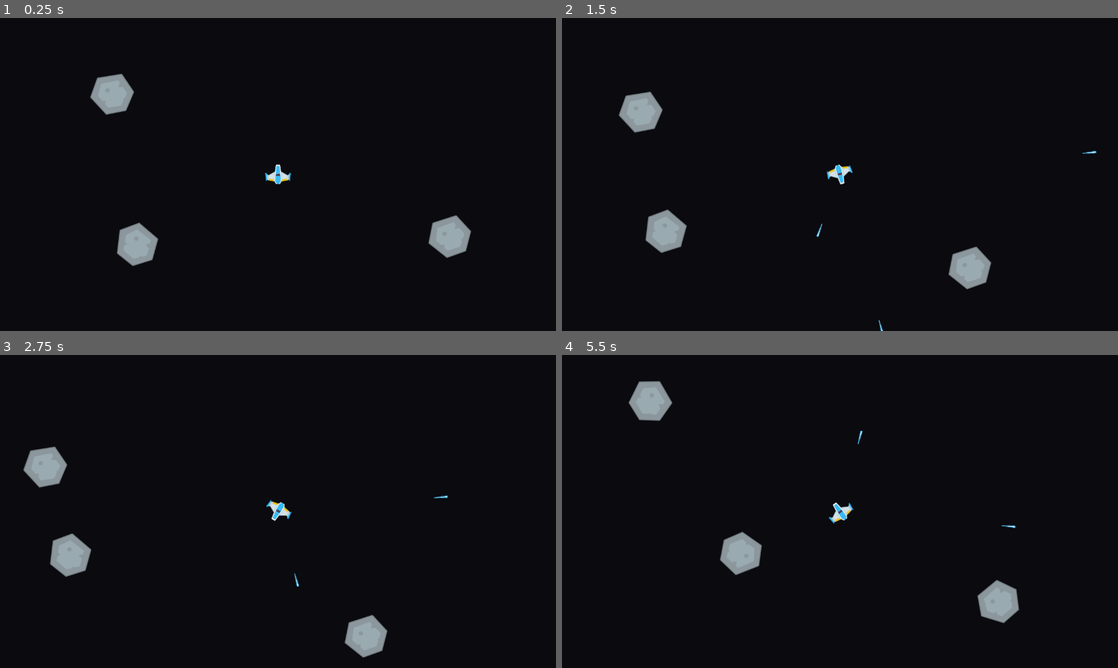
Above: before the commit, frames 1-4 (two rows, left to right).
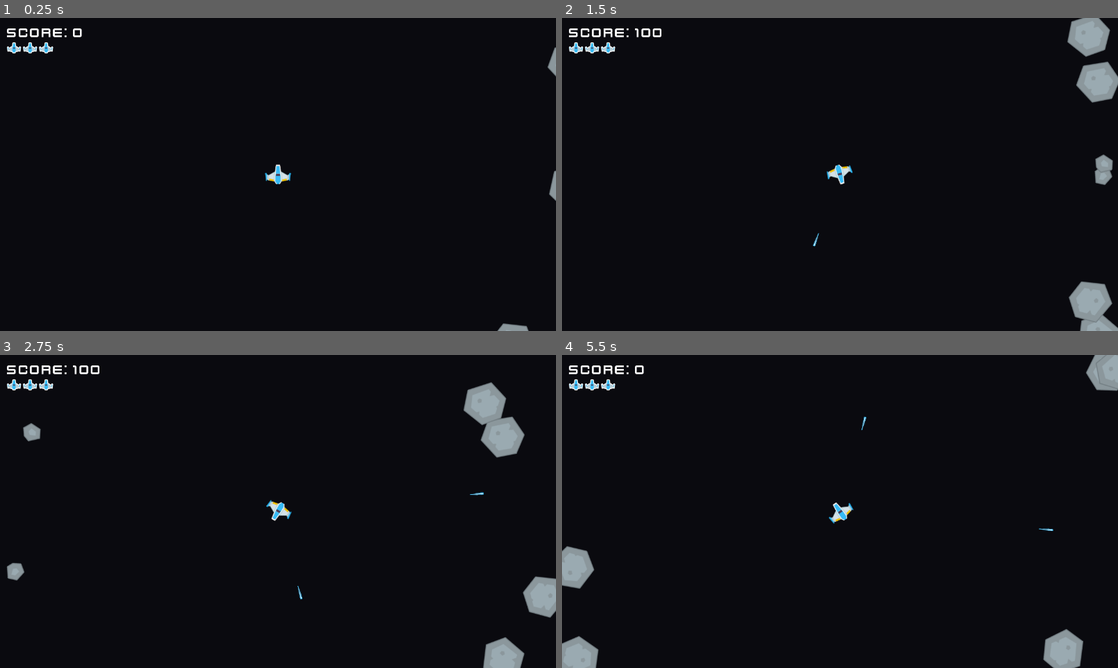
Above: after the commit, the same moments.

Repository: mambroz27/asteroids
Game: Godot game, scene res://scenes/game.tscn
Two runs of this game, one before a commit and one after it. Both use one fixed random seed, a clock stepped at 60 frames per second and the inputs below.
Inputs:
- Up to frame 1 (0.25 s): no input
- Up to frame 2 (1.5 s): hold D (rotate_right) 0.53-1.28 s; hold Space (shoot) 0.53-1.28 s; hold A (rotate_left) from 1.28 s (still down); tap Space (shoot) at 1.35 s
- Up to frame 3 (2.75 s): release A (rotate_left) at 2.03 s; hold D (rotate_right) from 2.03 s (still down); hold Space (shoot) from 2.03 s (still down)
- Up to frame 4 (5.5 s): release D (rotate_right) at 2.78 s; release Space (shoot) at 2.78 s; hold W (accelerate) 2.78-3.53 s; tap Space (shoot) at 2.85, 4.35 s; hold Space (shoot) 3.53-4.28 s; hold A (rotate_left) from 3.53 s (still down); tap R (reset) at 4.15 s; hold Space (shoot) from 5.03 s (still down)

The runs differ from the first frame. In frame 1, 2.9% of the frame differs, in the area x 1-100%, y 3-100%; in frame 2, 5.4%; in frame 3, 5.7%; in frame 4, 5.1%.

Commit message:
feat: scoring and lives

Diff:
--- a/scenes/asteroid.tscn
+++ b/scenes/asteroid.tscn
@@ -14,3 +14,5 @@
 
 [node name="CollisionShape2D" type="CollisionShape2D" parent="."]
 shape = ExtResource("3_t4se3")
+
+[connection signal="body_entered" from="." to="." method="_on_body_entered"]
--- a/scenes/game.tscn
+++ b/scenes/game.tscn
@@ -1,11 +1,20 @@
-[gd_scene load_steps=4 format=3 uid="uid://c078k7cvvum6r"]
+[gd_scene load_steps=6 format=3 uid="uid://c078k7cvvum6r"]
 
 [ext_resource type="PackedScene" uid="uid://cctk2q1p7yj5" path="res://scenes/player.tscn" id="1_uwrxv"]
 [ext_resource type="Script" uid="uid://cysdg01i86c10" path="res://scripts/game.gd" id="1_yqjtg"]
+[ext_resource type="PackedScene" uid="uid://c60egw1vgvaey" path="res://scenes/hud.tscn" id="2_lbhrr"]
+[ext_resource type="PackedScene" uid="uid://com4l85ovq2xc" path="res://scenes/game_over_screen.tscn" id="3_iywne"]
 [ext_resource type="PackedScene" uid="uid://nab7h0s276d1" path="res://scenes/asteroid.tscn" id="3_lnu2h"]
 
 [node name="Game" type="Node2D"]
 script = ExtResource("1_yqjtg")
+
+[node name="UI" type="CanvasLayer" parent="."]
+
+[node name="HUD" parent="UI" instance=ExtResource("2_lbhrr")]
+
+[node name="GameOverScreen" parent="UI" instance=ExtResource("3_iywne")]
+visible = false
 
 [node name="Player" parent="." instance=ExtResource("1_uwrxv")]
 position = Vector2(640, 360)
@@ -15,13 +24,24 @@
 [node name="Asteroids" type="Node" parent="."]
 
 [node name="Asteroid" parent="Asteroids" instance=ExtResource("3_lnu2h")]
-position = Vector2(329, 527)
+position = Vector2(-80, 782)
 rotation = -1.5708
 
 [node name="Asteroid2" parent="Asteroids" instance=ExtResource("3_lnu2h")]
-position = Vector2(273, 167)
+position = Vector2(-82, 98)
 rotation = -1.5708
 
 [node name="Asteroid3" parent="Asteroids" instance=ExtResource("3_lnu2h")]
-position = Vector2(1054, 489)
+position = Vector2(1343, 774)
 rotation = -1.5708
+
+[node name="Asteroid4" parent="Asteroids" instance=ExtResource("3_lnu2h")]
+position = Vector2(1419, 398)
+rotation = -1.5708
+
+[node name="Asteroid5" parent="Asteroids" instance=ExtResource("3_lnu2h")]
+position = Vector2(1172, -77)
+rotation = -1.5708
+
+[node name="PlayerSpawnPos" type="Node2D" parent="."]
+position = Vector2(640, 360)
--- /dev/null
+++ b/scenes/game_over_screen.tscn
@@ -0,0 +1,52 @@
+[gd_scene load_steps=4 format=3 uid="uid://com4l85ovq2xc"]
+
+[ext_resource type="Script" uid="uid://cxlqxqphnh2gp" path="res://scripts/game_over_screen.gd" id="1_61w2s"]
+[ext_resource type="FontFile" uid="uid://p405jtyuejt4" path="res://assets/fonts/kenvector_future.ttf" id="1_iwahs"]
+
+[sub_resource type="LabelSettings" id="LabelSettings_61w2s"]
+font = ExtResource("1_iwahs")
+font_size = 64
+
+[node name="GameOverScreen" type="Control"]
+layout_mode = 3
+anchors_preset = 15
+anchor_right = 1.0
+anchor_bottom = 1.0
+grow_horizontal = 2
+grow_vertical = 2
+script = ExtResource("1_61w2s")
+
+[node name="GameOver" type="Label" parent="."]
+layout_mode = 1
+anchors_preset = 8
+anchor_left = 0.5
+anchor_top = 0.5
+anchor_right = 0.5
+anchor_bottom = 0.5
+offset_left = -229.0
+offset_top = -84.0
+offset_right = 229.0
+offset_bottom = -12.0
+grow_horizontal = 2
+grow_vertical = 2
+text = "Game Over"
+label_settings = SubResource("LabelSettings_61w2s")
+
+[node name="RestartButton" type="Button" parent="."]
+layout_mode = 1
+anchors_preset = 8
+anchor_left = 0.5
+anchor_top = 0.5
+anchor_right = 0.5
+anchor_bottom = 0.5
+offset_left = -40.5
+offset_top = 32.5
+offset_right = 40.5
+offset_bottom = 63.5
+grow_horizontal = 2
+grow_vertical = 2
+theme_override_fonts/font = ExtResource("1_iwahs")
+theme_override_font_sizes/font_size = 32
+text = "Try Again"
+
+[connection signal="pressed" from="RestartButton" to="." method="_on_restart_button_pressed"]
--- /dev/null
+++ b/scenes/hud.tscn
@@ -0,0 +1,31 @@
+[gd_scene load_steps=4 format=3 uid="uid://c60egw1vgvaey"]
+
+[ext_resource type="Script" uid="uid://ptxvuj1wush8" path="res://scripts/hud.gd" id="1_ahhtf"]
+[ext_resource type="FontFile" uid="uid://p405jtyuejt4" path="res://assets/fonts/kenvector_future.ttf" id="2_oo0fn"]
+
+[sub_resource type="LabelSettings" id="LabelSettings_5ysmq"]
+font = ExtResource("2_oo0fn")
+font_size = 32
+
+[node name="HUD" type="Control"]
+layout_mode = 3
+anchors_preset = 0
+offset_right = 40.0
+offset_bottom = 40.0
+script = ExtResource("1_ahhtf")
+
+[node name="Score" type="Label" parent="."]
+layout_mode = 0
+offset_left = 16.0
+offset_top = 16.0
+offset_right = 275.0
+offset_bottom = 61.0
+text = "SCORE: 9999"
+label_settings = SubResource("LabelSettings_5ysmq")
+
+[node name="Lives" type="HBoxContainer" parent="."]
+layout_mode = 0
+offset_left = 16.0
+offset_top = 56.0
+offset_right = 49.0
+offset_bottom = 82.0
--- /dev/null
+++ b/scenes/lives.tscn
@@ -0,0 +1,10 @@
+[gd_scene load_steps=2 format=3 uid="uid://oytppo043j6p"]
+
+[ext_resource type="Texture2D" uid="uid://dckp1fyo3m4lk" path="res://assets/textures/player_life_blue.png" id="1_3syyo"]
+
+[node name="Lives" type="TextureRect"]
+offset_left = 16.0
+offset_top = 56.0
+offset_right = 49.0
+offset_bottom = 82.0
+texture = ExtResource("1_3syyo")
--- a/scripts/asteroid.gd
+++ b/scripts/asteroid.gd
@@ -9,9 +9,21 @@
 var movement_vector := Vector2(0, -1)
 var speed := base_speed
 
+var points: int:
+	get:
+		match size:
+			AsteroidSize.LARGE:
+				return 100
+			AsteroidSize.MEDIUM:
+				return 50
+			AsteroidSize.SMALL:
+				return 25
+			_:
+				return 0
+
 enum AsteroidSize{LARGE, MEDIUM, SMALL}
 
-signal exploded(position, size)
+signal exploded(position, size, points)
 
 
 func _ready():
@@ -54,5 +66,11 @@
 
 
 func explode():
-	emit_signal("exploded", global_position, size)
+	emit_signal("exploded", global_position, size, points)
 	queue_free()
+
+
+func _on_body_entered(body):
+	if body is Player:
+		var player = body
+		player.die()
--- a/scripts/game.gd
+++ b/scripts/game.gd
@@ -3,11 +3,28 @@
 @onready var player := $Player
 @onready var lasers := $Lasers
 @onready var asteroids := $Asteroids
+@onready var hud := $UI/HUD
+@onready var game_over := $UI/GameOverScreen
+@onready var player_spawn_pos := $PlayerSpawnPos
+
+var score: int:
+	set (value):
+		score = value
+		hud.score = score
+
+var lives: int:
+	set (value):
+		lives = value
+		hud.init_lives(lives)
 
 var asteroid_scene = preload("res://scenes/asteroid.tscn")
 
 func _ready():
+	score = 0
+	lives = 3
+	game_over.visible = false
 	player.connect("laser_shot", _on_player_laser_shot)
+	player.connect("died", _on_player_died)
 
 	for asteroid in asteroids.get_children():
 		asteroid.connect("exploded", _on_asteroid_exploded)
@@ -22,7 +39,20 @@
 	lasers.add_child(laser)
 
 
-func _on_asteroid_exploded(pos, size):
+func _on_player_died():
+	lives -= 1
+
+	if lives <= 0:
+		await get_tree().create_timer(2).timeout
+		game_over.visible = true
+	else:
+		await get_tree().create_timer(1).timeout
+		player.respawn(player_spawn_pos.global_position)
+
+
+func _on_asteroid_exploded(pos, size, points):
+	score += points
+
 	match size:
 		Asteroid.AsteroidSize.LARGE:
 			spawn_asteroid(pos, Asteroid.AsteroidSize.MEDIUM)
--- /dev/null
+++ b/scripts/game_over_screen.gd
@@ -0,0 +1,6 @@
+extends Control
+
+
+
+func _on_restart_button_pressed():
+	get_tree().reload_current_scene()
--- /dev/null
+++ b/scripts/hud.gd
@@ -0,0 +1,18 @@
+extends Control
+
+@onready var score = $Score:
+	set(value):
+		score.text = "SCORE: " + str(value)
+
+@onready var lives := $Lives
+
+var lives_scene = preload("res://scenes/lives.tscn")
+
+func init_lives(amount):
+	for life in lives.get_children():
+		life.queue_free()
+
+	for i in amount:
+		var life = lives_scene.instantiate()
+
+		lives.add_child(life)
--- a/scripts/laser.gd
+++ b/scripts/laser.gd
@@ -1,6 +1,6 @@
 extends Area2D
 
-@export var speed := 800.0
+@export var speed := 1000.0
 
 var movement_vector := Vector2(0, -1)
 
--- a/scripts/player.gd
+++ b/scripts/player.gd
@@ -1,4 +1,4 @@
-extends CharacterBody2D
+class_name Player extends CharacterBody2D
 
 @export var acceleration := 10.0
 @export var deceleration := 4.0
@@ -6,12 +6,15 @@
 @export var rotation_speed := 300.0
 @export var rate_of_fire := 0.25
 
+@onready var sprite := $Sprite2D
 @onready var cannon := $Cannon
 
 var laser_cooldown := false
+var alive := true
 var laser_scene := preload("res://scenes/laser.tscn")
 
 signal laser_shot(laser)
+signal died
 
 
 func _process(_delta):
@@ -70,3 +73,22 @@
 	l.rotation = rotation
 
 	emit_signal("laser_shot", l)
+
+
+func die():
+	if alive == true:
+		alive = false
+		sprite.visible = false
+		emit_signal("died")
+
+		process_mode = Node.PROCESS_MODE_DISABLED
+
+
+func respawn(pos):
+	if alive == false:
+		global_position = pos
+		velocity = Vector2.ZERO
+		sprite.visible = true
+		alive = true
+
+		process_mode = Node.PROCESS_MODE_INHERIT
Binary file added: assets/fonts/kenvector_future.ttf
Not shown, added: assets/fonts/kenvector_future.ttf.import
Not shown, added: scripts/game_over_screen.gd.uid
Not shown, added: scripts/hud.gd.uid
